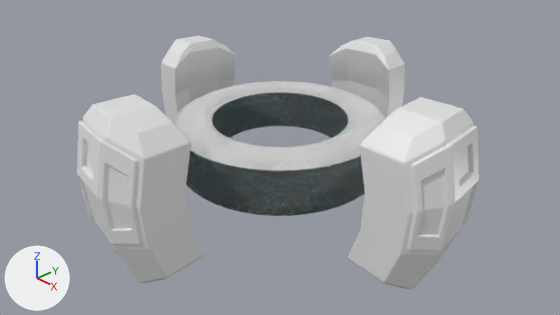
An edit to the Blender file Models/mysterious station.blend, drawn before and after from the same camera.
Rendered twice from the file's camera 'Camera'. The axes (+X, +Y, +Z) are drawn at lower left. The lights are the same throughout.
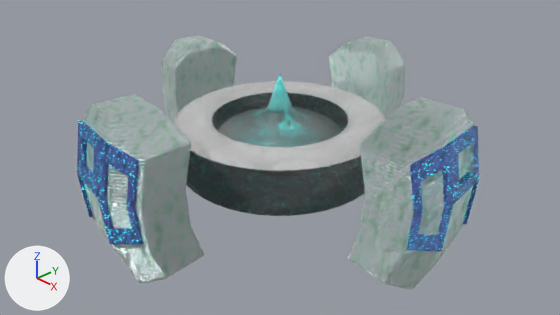
Location of each change, [x1, y1, x2, y2] in pixels of the pictures (560 x 315 px):
'Cube', recoloured, surface changed: [83, 36, 474, 289] in both
'Sphere', added: after [218, 74, 342, 147]
part 2 of me_cube_003, deleted: before [468, 143, 473, 173]
part 3 of me_cube_003, recoloured (grey to blue): [77, 63, 479, 251] in both
part 4 of me_cube_003, recoloured (grey to blue): [82, 138, 472, 185] in both

What changed in the scene script:
```text
Change mat_inner_ring_1:
    remove n6 = _N.new('ShaderNodeBsdfPrincipled'); n6.name = 'Principled BSDF'
    remove n6.distribution = 'GGX'
    remove n6.subsurface_method = 'RANDOM_WALK_SKIN'
    add n6 = _N.new('ShaderNodeBsdfPrincipled'); n6.name = 'Principled BSDF'
    add n6.distribution = 'GGX'
    add n6.subsurface_method = 'RANDOM_WALK_SKIN'
    add n6.inputs[1].default_value = 0.25  # 'Metallic'
    add n6.inputs[2].default_value = 0.25  # 'Roughness'
Change mat_inner_ring_2:
    remove # nodes: BsdfPrincipled, Displacement, Mapping, OutputMaterial, TexBrick, TexCoord, TexImage, ValToRGB x2
    nodes: BsdfPrincipled, Displacement, Mapping, Math x3, OutputMaterial, TexBrick, TexCoord, TexImage, ValToRGB x2
Add mat_outer_parts1_001:
    mat_outer_parts1_001 = bpy.data.materials.new('Outer Parts1.001')
    # colours: black #000000, cyan #00f6ff, black #030029, dark blue #040058, blue #667ad4, dark blue #02002d
    # uses the picture img_scifi_grebble_jpg
Add mat_outer_parts1:
    mat_outer_parts1 = bpy.data.materials.new('Outer Parts1')
    # colours: black #000000, dark grey #585858, light grey #d4d4d4, black #2d2d2d
    # uses the picture img_scifi_grebble_jpg
Add mat_material_001:
    mat_material_001 = bpy.data.materials.new('Material.001')
    # nodes: BsdfPrincipled, Math, OutputMaterial, SeparateXYZ, TexCoord, TexNoise, TexVoronoi, ValToRGB
    # colours: white #ffffff, black #000000, cyan #00fffd
Change me_cube:
    where me_cube.from_pydata(...)  # 48 vertices, 46 faces; spans x 11.53..17.0, y -4.0..4.0, z -6.89..6.89
    used by ob_cube; location = (0.0, 0.0, 0.0)
    remove me_cube.materials.append(mat_material)  # white #e7e7e7
    me_cube part 1: texture (UV) coordinates of 46 of 46 faces, centred in x 12.03..17.0, y -4.0..4.0, z -6.89..6.89, changed; they spanned u 0.12..0.88, v 0.0..1.0 and now span u 0.0..1.0, v 0.0..0.9
    add me_cube.materials.append(mat_outer_parts1)
Change me_cube_003:
    used by ob_cube_001; location = (0.0, 0.0, 0.0)
    verts and faces of me_cube_003; kept vertices keep their numbers, new ones are numbered from 60
    before: 26 (16.19, 1.0, 5.02), 27 (16.69, 1.0, 3.02), 28 (17.06, 1.0, 3.02), 31 (16.56, 1.0, 5.02)
    remove me_cube_003.from_pydata(...)  # 60 vertices, 40 faces; spans x 14.83..17.28, y -3.73..3.73, z -1.72..5.88
    add me_cube_003.from_pydata(...)  # 60 vertices, 39 faces; spans x 14.83..17.28, y -3.73..3.73, z -1.72..5.88
    me_cube_003 part 2
    add delete_faces([(26, 27, 28, 31)])
    me_cube_003 part 3: 36 faces spanning x 14.83..17.28, y -3.73..3.73, z -1.72..5.88 switch from mat_material (white #e7e7e7) to mat_outer_parts1_001
    me_cube_003 part 4: 3 faces spanning x 16.19..17.06, y -1.0..1.0, z 3.02..5.02 switch from no material to mat_outer_parts1_001
Add me_sphere:
    me_sphere.from_pydata(...)  # 482 vertices, 512 faces; spans x -6.07..6.07, y -6.07..6.07, z -6.08..6.08
    me_sphere.materials.append(mat_material_001)
Add ob_sphere:
    ob_sphere = bpy.data.objects.new('Sphere', me_sphere)
    ob_sphere.location = (0.0, 0.0, 0.0)
```
